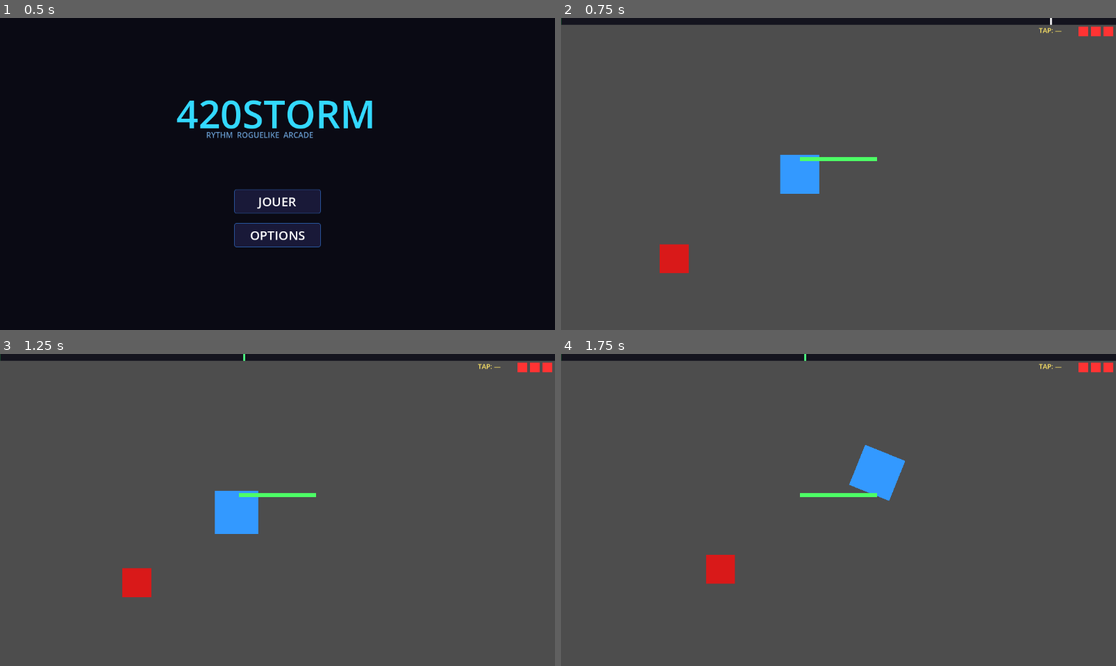
Above: before the commit, frames 1-4 (two rows, left to right).
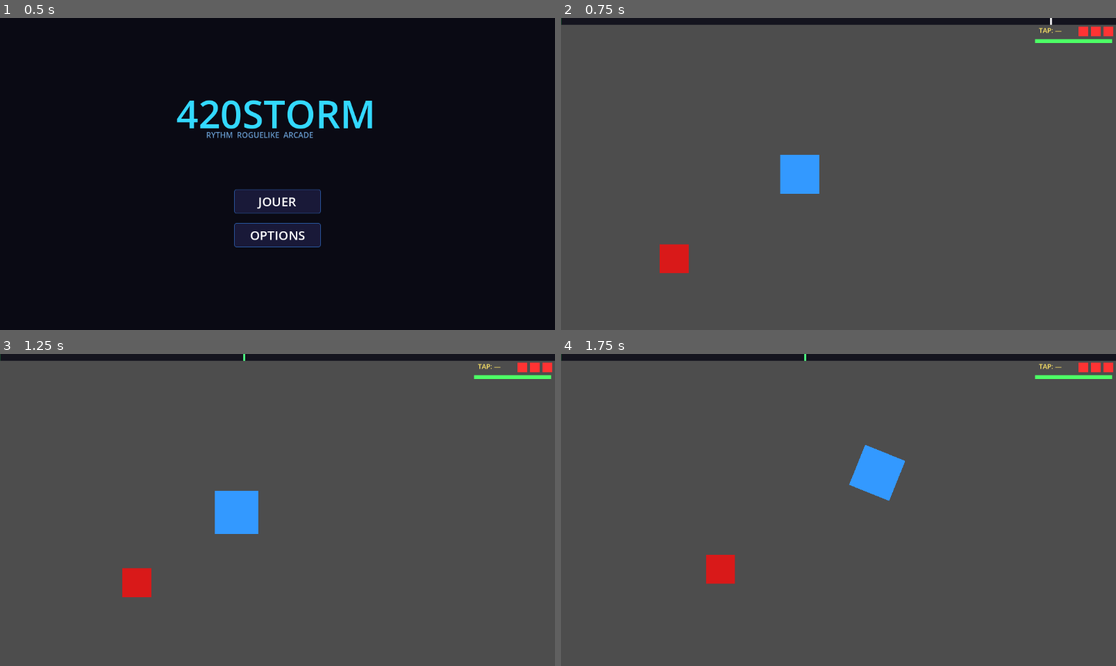
Above: after the commit, the same moments.

Repository: Telooss/420STROM
Game: Godot game, scene res://scenes/menu.tscn
Two runs of this game, one before a commit and one after it. Both use one fixed random seed, a clock stepped at 60 frames per second and the inputs below.
Inputs (mouse positions are in pixels of both pictures, inside the frame that each line leads up to):
- Up to frame 1 (0.5 s): no input
- Up to frame 2 (0.75 s): click "JOUER" at 0.5 s
- Up to frame 3 (1.25 s): no input
- Up to frame 4 (1.75 s): tap Enter at 1.25 s; move the mouse to (960, 494) at 1.27 s; hold D from 1.28 s (still down); hold Z from 1.28 s (still down); click (960, 494) at 1.42 s

Frame 1 is identical in both runs. In frame 2, 0.4% of the frame differs, in the area x 43-100%, y 6-46%; in frame 3, 0.4%; in frame 4, 0.4%.

Commit message:
fix: combo diminue progressivement + jauge déplacée haut-droite
- _break_combo : combo /= 2 au lieu de reset à 0 (plusieurs breaks pour atteindre 0)
- Jauge déplacée sous les cœurs en haut à droite (plus de centre écran)

Co-Authored-By: Claude Sonnet 4.6 <noreply@anthropic.com>

Diff:
--- a/scripts/beat_controller.gd
+++ b/scripts/beat_controller.gd
@@ -246,12 +246,12 @@
 	jauge_changed.emit(jauge, jauge_max)
 
 func _break_combo() -> void:
-	combo = 0
-	jauge_max = 100.0
+	# Diminue progressivement : perd la moitié du combo, pas tout
+	combo = max(0, combo / 2)
+	jauge_max = 100.0 + combo * 5.0
 	jauge = jauge_max
-	combo_changed.emit(0)
+	combo_changed.emit(combo)
 	jauge_changed.emit(jauge, jauge_max)
-	# Flash rouge violent pour signaler la cassure
 	player_rect.color = Color(1.0, 0.0, 0.0, 1)
 	_flash_reset(BASE_COLOR, 0.18)
 
--- a/scripts/hud.gd
+++ b/scripts/hud.gd
@@ -49,9 +49,9 @@
 			Vector2(vp.x - (HEART_SIZE + HEART_GAP) * (max_hp - i), BAR_H + 4))
 		_hearts.append(h)
 
-	# Jauge de tenue — centrée sous le compteur combo
-	var jauge_x := vp.x / 2.0 - JAUGE_W / 2.0
-	var jauge_y := vp.y * 0.35 + 62.0
+	# Jauge de tenue — haut droite, sous les cœurs
+	var jauge_x := vp.x - JAUGE_W - 8.0
+	var jauge_y := BAR_H + HEART_SIZE + 10.0
 	_jauge_bg   = _make_rect(Color(0.15, 0.15, 0.2, 1), Vector2(JAUGE_W, JAUGE_H), Vector2(jauge_x, jauge_y))
 	_jauge_fill = _make_rect(Color(0.3, 1.0, 0.4, 1),   Vector2(JAUGE_W, JAUGE_H), Vector2(jauge_x, jauge_y))
 
